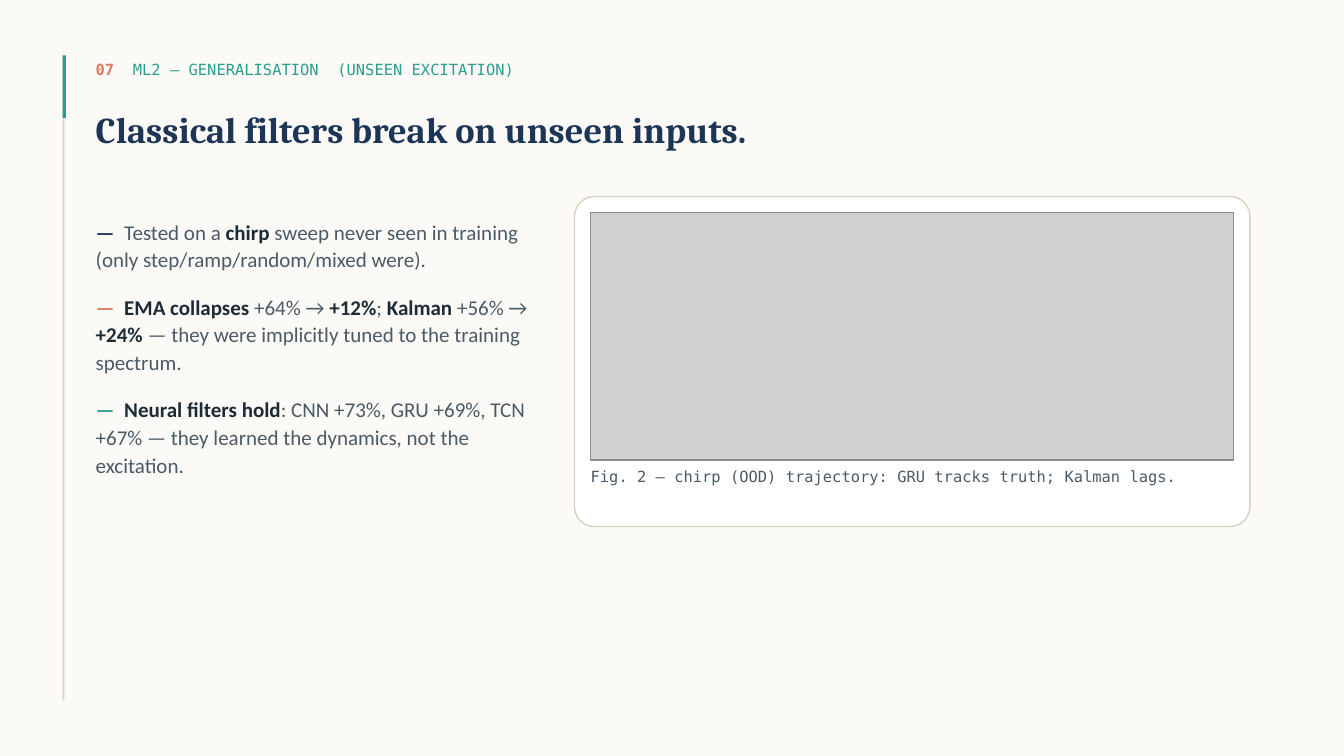
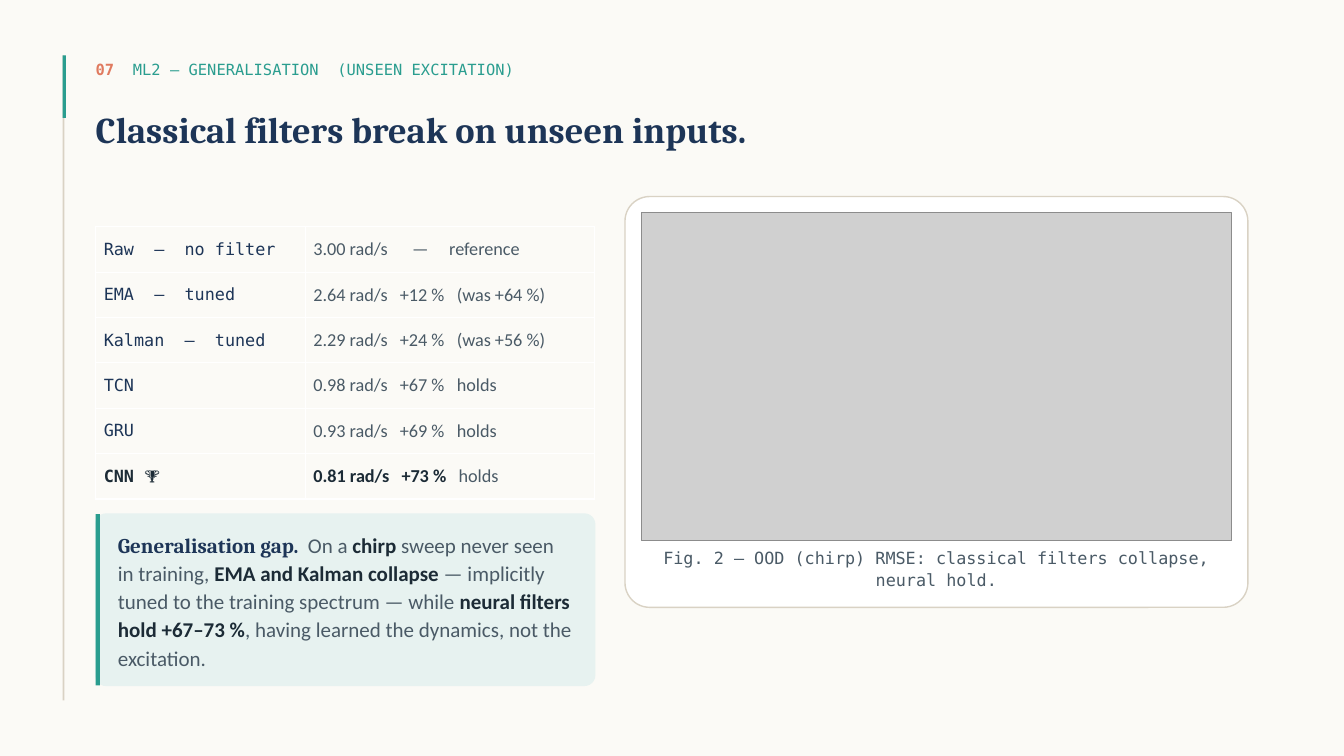
Before and after one commit to Riad-Attou/ai-electrical-engineering, a slide deck: slide 6 of presentation.pptx (slide 10 before the commit). Drawn at 1344x756 pixels with LibreOffice and Linux fonts; fonts in the diff are those of the drawing; grey boxes stand for pictures. Boxes give left, top, right and bottom in pixels: in the first picture for what was removed or moved away, otherwise in the second. Text is boxed around its words. In the diff, an @@ line names an element or a change of style, - is before the commit and + after.

```diff
--- a/presentation.pptx
+++ b/presentation.pptx
@@ rounded rectangle: place and size @@
-rounded rectangle at (575,197,1250,526)
+rounded rectangle at (625,197,1248,608)
@@ table added at (96,227,595,499), 6 rows, 2 columns @@
+Raw — no filter | 3.00 rad/s — reference
+EMA — tuned | 2.64 rad/s +12 % (was +64 %)
+Kalman — tuned | 2.29 rad/s +24 % (was +56 %)
+TCN | 0.98 rad/s +67 % holds
+GRU | 0.93 rad/s +69 % holds
+CNN 🏆 | 0.81 rad/s +73 % holds
@@ picture: place and size @@
-picture at (591,213,1234,460)
+picture at (641,213,1232,541)
@@ text removed at (591,470,1176,486) @@
-Fig. 2 — chirp (OOD) trajectory: GRU tracks truth; Kalman lags.
@@ rounded rectangle added at (96,514,595,686), fill #E7F2F0, outline #E7F2F0 1 pt @@
@@ rectangle added at (96,514,100,686), fill #2A9D8F @@
@@ text at (118,538,571,666): text changed @@
-— Tested on a chirp sweep never seen in training (only step/ramp/random/mixed were).
-— EMA collapses +64% → +12%; Kalman +56% → +24% — they were implicitly tuned to the training spectrum.
-— Neural filters hold: CNN +73%, GRU +69%, TCN +67% — they learned the dynamics, not the excitation.
+Generalisation gap. On a chirp sweep never seen in training, EMA and Kalman collapse — implicitly tuned to the training spectrum — while neural filters hold +67–73 %, having learned the dynamics, not the excitation.
@@ text "Generalisation gap. On a chirp ..." at (118,538,571,666): vertical alignment top to middle @@
@@ text added at (663,551,1209,586), 12 pt, text #4A5A66 @@
+Fig. 2 — OOD (chirp) RMSE: classical filters collapse, neural hold.
```
Also in this commit, not shown: 1 other slide changed, 5 slides removed, 4 other files.
